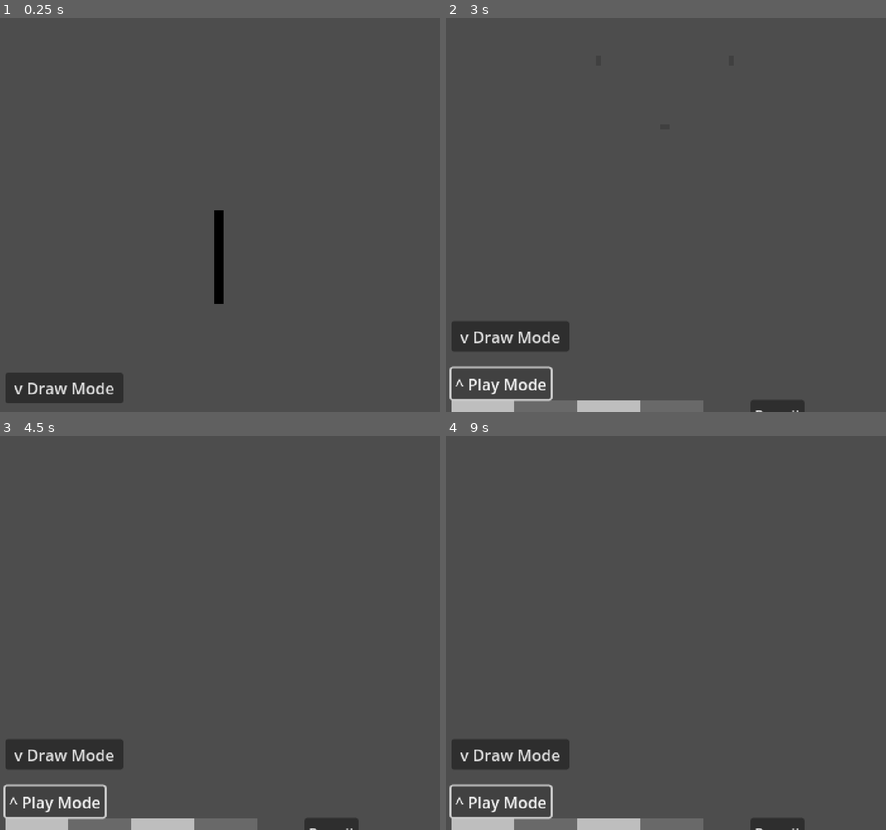
Above: before the commit, frames 1-4 (two rows, left to right).
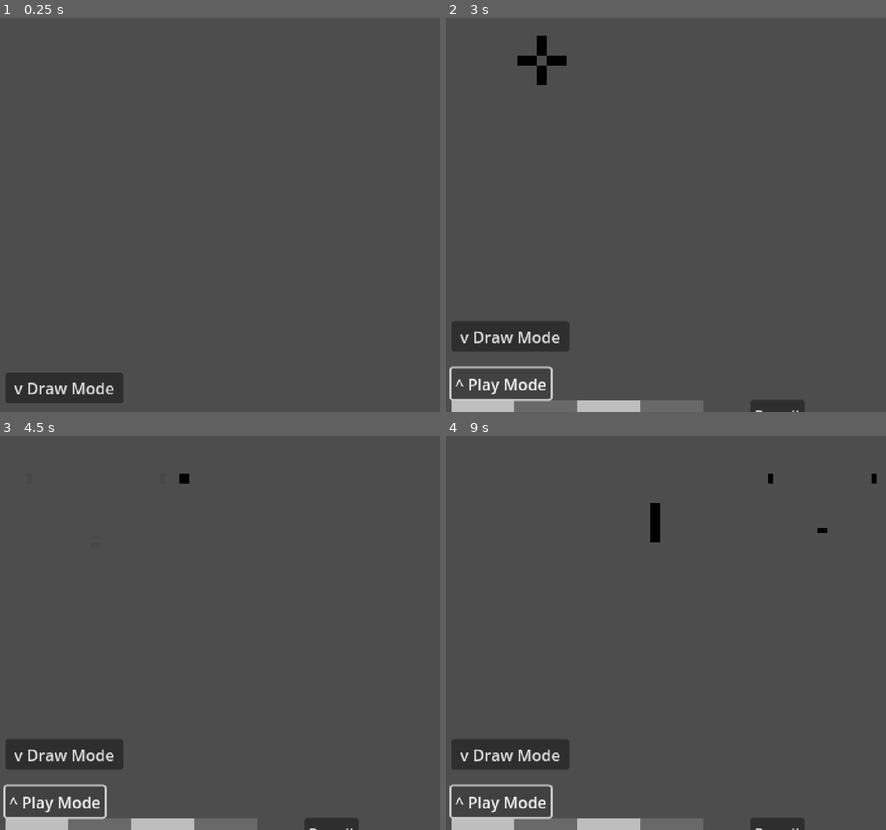
Above: after the commit, the same moments.

Repository: kennethbchen/Fireworkshop-Game
Game: Godot game, scene res://scenes/main.tscn
Same seed, same stepped clock (60 frames per second), same inputs: the game is played once before the commit and once after it. Before the commit the project starts from res://main.tscn.
Inputs:
- Up to frame 1 (0.25 s): no input
- Up to frame 2 (3 s): click "v Draw Mode" at 0.5 s; click "Add New Frame" at 1.25 s; click "Add New Frame" at 2 s; click "^ Play Mode" at 2.75 s
- Up to frame 3 (4.5 s): click "v Draw Mode" at 3.5 s; click "^ Play Mode" at 4.25 s
- Up to frame 4 (9 s): click "v Draw Mode" at 5 s; click "Pencil" at 5.75 s; click "Pencil" at 6.5 s; click "Pencil" at 7.25 s; click "Add New Frame" at 8 s; click "^ Play Mode" at 8.75 s

The runs differ from the first frame. In frame 1, 0.5% of the frame differs, in the area x 48-51%, y 48-73%; in frame 2, 0.5%; in frame 3, less than 0.1%; in frame 4, 0.3%.

Commit message:
Implemented firing rockets randomly

Diff:
--- a/project.godot
+++ b/project.godot
@@ -12,7 +12,7 @@
 
 config/name="FireworkShop"
 config/description="Draw fireworks and enjoy a firework show."
-run/main_scene="res://main.tscn"
+run/main_scene="res://scenes/main.tscn"
 config/features=PackedStringArray("4.2")
 
 [display]
@@ -29,6 +29,7 @@
 folder_colors={
 "res://animations/": "red",
 "res://ignore/": "gray",
+"res://scenes/": "green",
 "res://scripts/": "blue",
 "res://sprites/": "yellow"
 }
--- /dev/null
+++ b/scenes/firework.tscn
@@ -0,0 +1,14 @@
+[gd_scene load_steps=4 format=3 uid="uid://b4biwa2ciins5"]
+
+[ext_resource type="Script" path="res://scripts/firework.gd" id="1_8nral"]
+[ext_resource type="SpriteFrames" uid="uid://4gq64comsfex" path="res://animations/firework_rocket_1.tres" id="2_78wbh"]
+[ext_resource type="SpriteFrames" uid="uid://c6amhny3q5yl7" path="res://animations/sample_explosion.tres" id="3_jscm2"]
+
+[node name="Firework" type="Node2D"]
+script = ExtResource("1_8nral")
+rocket_animation = ExtResource("2_78wbh")
+explosion_animation = ExtResource("3_jscm2")
+
+[node name="RocketSprite" type="AnimatedSprite2D" parent="."]
+
+[node name="ExplosionSprite" type="AnimatedSprite2D" parent="."]
--- a/main.tscn
+++ b/scenes/main.tscn
@@ -13,7 +13,7 @@
 [ext_resource type="Script" path="res://scripts/swatch_picker.gd" id="6_f3tm5"]
 [ext_resource type="Script" path="res://scripts/flipbook_navigator.gd" id="9_2c0ij"]
 [ext_resource type="SpriteFrames" uid="uid://4gq64comsfex" path="res://animations/firework_rocket_1.tres" id="10_3sbcr"]
-[ext_resource type="Script" path="res://scripts/firework.gd" id="11_yy2f1"]
+[ext_resource type="PackedScene" uid="uid://b4biwa2ciins5" path="res://scenes/firework.tscn" id="10_7vwu2"]
 [ext_resource type="SpriteFrames" uid="uid://c6amhny3q5yl7" path="res://animations/sample_explosion.tres" id="12_wq1f7"]
 
 [sub_resource type="StyleBoxFlat" id="StyleBoxFlat_tom0t"]
@@ -210,23 +210,16 @@
 [node name="SubViewport" type="SubViewport" parent="PlayModeUI/SubViewportContainer"]
 disable_3d = true
 handle_input_locally = false
+snap_2d_transforms_to_pixel = true
 size = Vector2i(90, 70)
 render_target_update_mode = 4
 
 [node name="FireworkController" type="Node2D" parent="PlayModeUI/SubViewportContainer/SubViewport"]
 position = Vector2(0, 32)
 script = ExtResource("6_11r1j")
+firework_scene = ExtResource("10_7vwu2")
 rocket_animations = Array[SpriteFrames]([ExtResource("10_3sbcr")])
 explosion_animations = Array[SpriteFrames]([ExtResource("12_wq1f7")])
-
-[node name="Firework" type="Node2D" parent="PlayModeUI/SubViewportContainer/SubViewport/FireworkController"]
-script = ExtResource("11_yy2f1")
-rocket_animation = ExtResource("10_3sbcr")
-explosion_animation = ExtResource("12_wq1f7")
-
-[node name="RocketSprite" type="AnimatedSprite2D" parent="PlayModeUI/SubViewportContainer/SubViewport/FireworkController/Firework"]
-
-[node name="ExplosionSprite" type="AnimatedSprite2D" parent="PlayModeUI/SubViewportContainer/SubViewport/FireworkController/Firework"]
 
 [node name="Camera2D" type="Camera2D" parent="PlayModeUI/SubViewportContainer/SubViewport"]
 
--- a/scripts/firework.gd
+++ b/scripts/firework.gd
@@ -6,11 +6,7 @@
 @onready var rocket_sprite: AnimatedSprite2D = $RocketSprite
 @onready var explosion_sprite: AnimatedSprite2D = $ExplosionSprite
 
-
 var children_remaining: int = 2
-
-func _ready():
-	init(rocket_animation, explosion_animation)
 
 func init(rocket_animation: SpriteFrames, explosion_animation: SpriteFrames):
 
@@ -24,7 +20,7 @@
 
 	rocket_sprite.animation_finished.connect(func():
 
-		rocket_sprite.queue_free()
+		rocket_sprite.hide()
 		explosion_sprite.show()
 		explosion_sprite.play()
 
@@ -34,7 +30,7 @@
 			var tween = get_tree().create_tween()
 			tween.tween_property(explosion_sprite, "self_modulate", Color(1,1,1,0), 0.5)
 			tween.tween_callback(func():
-				explosion_sprite.queue_free()
+				explosion_sprite.hide()
 
 				children_remaining -= 1
 
--- a/scripts/firework_controller.gd
+++ b/scripts/firework_controller.gd
@@ -1,8 +1,10 @@
 extends Node2D
 
+@export var firework_scene: PackedScene
+
 @export var rocket_animations: Array[SpriteFrames]
+@export var explosion_animations: Array[SpriteFrames]
 
-@export var explosion_animations: Array[SpriteFrames]
 
 # Called when the node enters the scene tree for the first time.
 func _ready():
@@ -11,4 +13,26 @@
 
 # Called every frame. 'delta' is the elapsed time since the previous frame.
 func _process(delta):
-	pass
+
+	if cumulative_probability(0.75, delta):
+		launch_firework()
+
+# https://en.wikipedia.org/wiki/Exponential_distribution
+# Cumulative probability of an event of probability [chance] happening over [delta] seconds
+func cumulative_probability(chance: float, delta: float) -> bool:
+
+	var probability_at_least_one: float = 1 - exp(-chance * delta)
+
+	if probability_at_least_one >= 1:
+		return true
+	elif probability_at_least_one < 0:
+		return false
+	else:
+		return randf() < probability_at_least_one
+
+func launch_firework():
+
+	var new_firework = firework_scene.instantiate()
+	add_child(new_firework)
+	new_firework.position.x = randi_range(-32, 32)
+	new_firework.init(rocket_animations.pick_random(), explosion_animations.pick_random())
